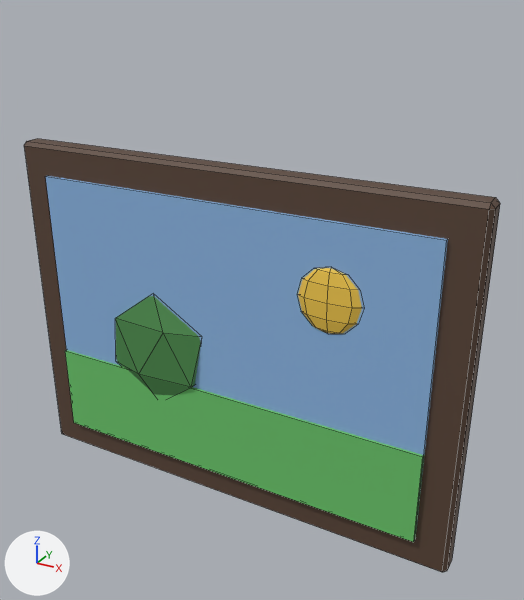
A saved change to the FBX model unity/Assets/Art/rooms/wall_art_landscape.fbx.
Both versions are drawn from a camera (50 mm lens) standing at (0.425, -0.681, 0.639) and looking at (0.041, 0.018, 0.29). Every picture has the same lights, and +X, +Y and +Z are marked at lower left. The first picture is the older version. Mesh edges are drawn as thin lines.

Objects in the first picture: 'wall_art_landscape'.
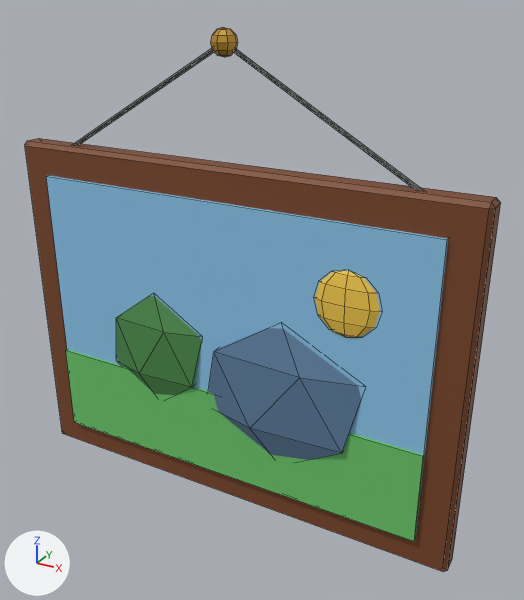
Changed parts and their boxes [x1, y1, x2, y2] in the pictures (524 x 600 px; the box of a moved part takes in the faces that stretch with it):
'wall_art_landscape', reshaped (26% taller)
    before: [24, 139, 500, 572]
    after: [25, 27, 501, 572]
part 1 of me_wall_art_landscape, moved or reshaped
    before: [24, 139, 500, 572]
    after: [25, 138, 501, 572]
part 2 of me_wall_art_landscape, moved or reshaped
    before: [45, 176, 448, 538]
    after: [46, 176, 448, 539]
part 3 of me_wall_art_landscape, added (orange)
    after: [210, 27, 238, 57]
part 4 of me_wall_art_landscape, moved or reshaped
    before: [65, 350, 424, 542]
    after: [66, 350, 425, 541]
part 5 of me_wall_art_landscape, moved or reshaped
    before: [115, 296, 201, 396]
    after: [116, 296, 201, 395]
part 6 of me_wall_art_landscape, added (blue)
    after: [208, 328, 361, 460]
part 7 of me_wall_art_landscape, moved or reshaped
    before: [298, 268, 362, 334]
    after: [315, 271, 380, 337]
part 8 of me_wall_art_landscape, added (mostly hidden)
    after: [73, 48, 424, 191]

The change in detail:
Material 'c5a7a9a' (mat_c5a7a9a) is new.
Its base color is (0.102, 0.195, 0.323) (blue #5a7a9a).
Its roughness is 0.75.
Material 'cd8a840' (mat_cd8a840) is new.
Its base color is (0.687, 0.392, 0.0513) (orange #d8a840).
Its metallic is 0.6.
Its roughness is 0.3.
Material 'c8ac4e8' (mat_c8ac4e8) is new.
Its base color is (0.254, 0.552, 0.807) (blue #8ac4e8).
Its roughness is 0.9.
Material 'c5a5a5a' (mat_c5a5a5a) is new.
Its base color is (0.102, 0.102, 0.102) (dark grey #5a5a5a).
Its roughness is 0.75.
Material 'c7a4626' (mat_c7a4626) is new.
Its base color is (0.195, 0.0612, 0.0194) (brown #7a4626).
Its roughness is 0.6.
me_wall_art_landscape is used by ob_wall_art_landscape; location (0.0, 0.0, 0.0).
me_wall_art_landscape had 94 vertices, 106 faces and spanned x -0.3..0.3, y -0.023..0.023, z 0.0..0.45.
me_wall_art_landscape no longer uses material mat_c5a4436 (brown #5a4436).
me_wall_art_landscape no longer uses material mat_c8ab4e0 (blue #8ab4e0).
me_wall_art_landscape now has 164 vertices, 186 faces and spans x -0.3..0.3, y -0.025..0.025, z 0.0..0.595.
me_wall_art_landscape part 1: the loose piece of 24 vertices spanning x -0.3..0.3, y -0.007..0.023, z 0.0..0.45 is moved by (0.0, 0.001, 0.0), in mat_c7a4626 (brown #7a4626).
me_wall_art_landscape part 2: the loose piece of 8 vertices spanning x -0.26..0.26, y -0.011..0.023, z 0.04..0.41 is moved by (0.0, 0.001, 0.0), in mat_c8ac4e8 (blue #8ac4e8).
me_wall_art_landscape part 3: a new loose piece, a UV sphere (8 segments, 6 rings, poles along z) spanning x -0.015..0.015, y -0.005..0.025, z 0.565..0.595, in mat_cd8a840 (orange #d8a840).
me_wall_art_landscape part 4: the loose piece of 8 vertices spanning x -0.26..0.26, y -0.014..0.022, z 0.04..0.16 is moved by (0.0, 0.001, 0.0).
me_wall_art_landscape part 5: the loose piece of 12 vertices spanning x -0.172..-0.028, y -0.023..0.004, z 0.12..0.28 is moved by (0.0, 0.001, 0.0).
me_wall_art_landscape part 6: a new loose piece, an icosphere of 20 faces spanning x -0.027..0.187, y -0.025..0.01, z 0.08..0.28, in mat_c5a7a9a (blue #5a7a9a).
me_wall_art_landscape part 7: the loose piece of 42 vertices spanning x 0.1..0.18, y -0.018..-0.002, z 0.28..0.36 is moved by (0.02, 0.001, 0.0).
Part 8, on me_wall_art_landscape:
16 vertices are added at x -0.241..0.241, y 0.007..0.012, z 0.438..0.582.
12 new faces join them, mat_c5a5a5a (dark grey #5a5a5a).
me_wall_art_landscape gains material mat_c7a4626 (brown #7a4626).
me_wall_art_landscape gains material mat_c8ac4e8 (blue #8ac4e8).
me_wall_art_landscape gains material mat_cd8a840 (orange #d8a840).
me_wall_art_landscape gains material mat_c5a5a5a (dark grey #5a5a5a).
me_wall_art_landscape gains material mat_c5a7a9a (blue #5a7a9a).
